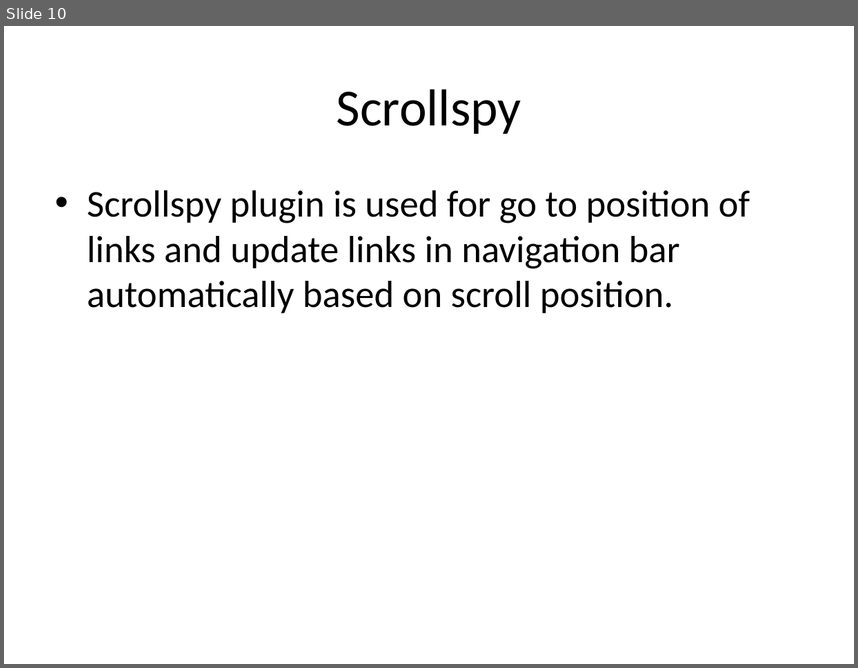
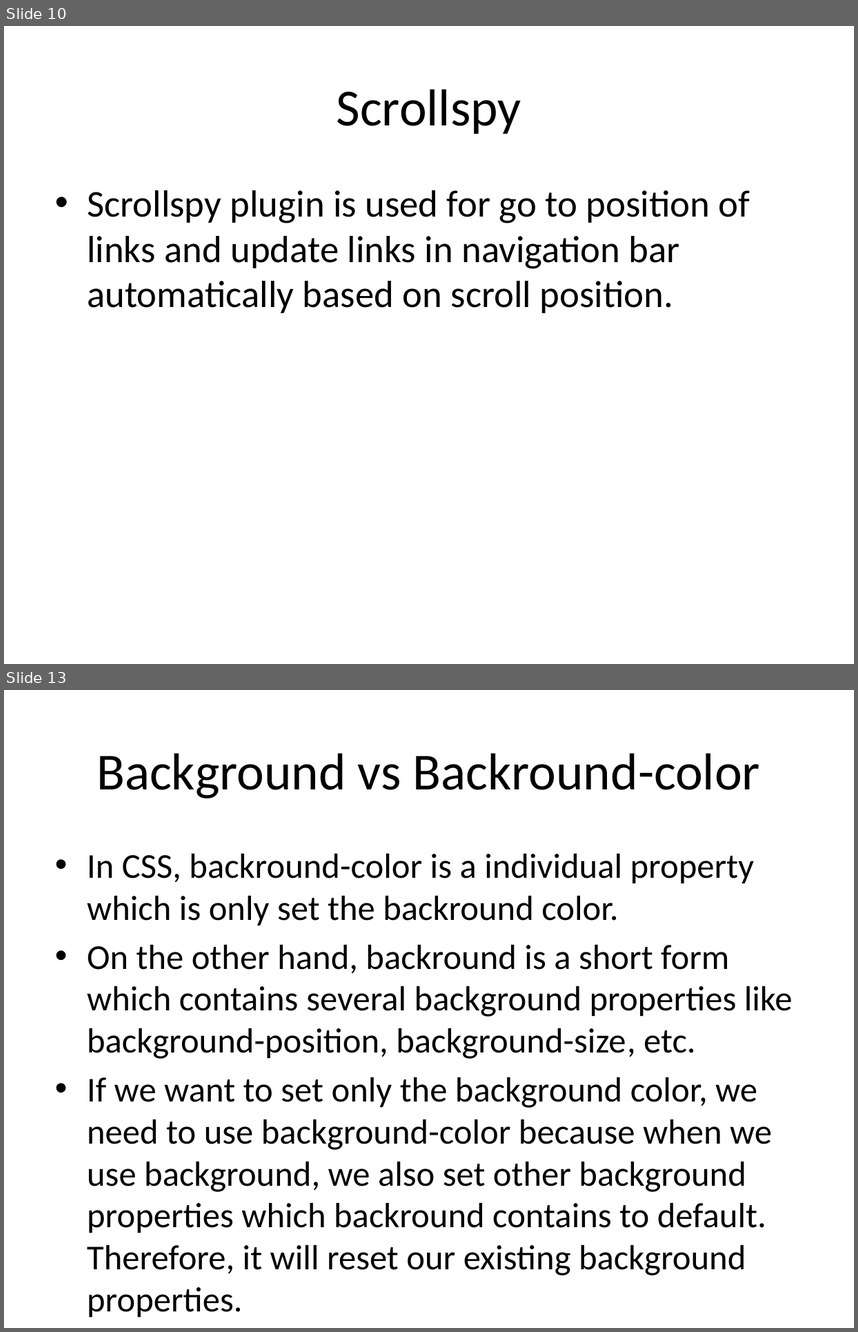
Before and after one commit to TechCareer-FrontEnd-1/tubisad-frontend-musabsakar, a slide deck: homeworks_musab_sakar.pptx. Shown one above the other, each under a label of ours: slide 10 before the commit, slides 10 and 13 after it; the slides between them are not shown. The pictures are 858x668 and 858x1332 pixels, drawn with LibreOffice and Linux fonts; fonts in the diff are those of the drawing. Boxes give left, top, right and bottom in pixels: in the first picture for what was removed or moved away, otherwise in the second. Text is boxed around its words. In the diff, an @@ line names an element or a change of style, - is before the commit and + after.

```diff
--- a/homeworks_musab_sakar.pptx
+++ b/homeworks_musab_sakar.pptx
@@ slide 13 added at [4, 690, 854, 1328], background #FFFFFF @@
@@ title added at [96, 753, 760, 798], 44 pt, text #000000 @@
+Background vs Backround-color
@@ text added at [87, 854, 793, 1275], 29.6 pt, text #000000 @@
+• In CSS, backround-color is a individual property which is only set the backround color.
+• On the other hand, backround is a short form which contains several background properties like background-position, background-size, etc.
+• If we want to set only the background color, we need to use background-color because when we use background, we also set other background properties which backround contains to default. Therefore, it will reset our existing background properties.
```
Also in this commit, not shown: 4 other slides added.
